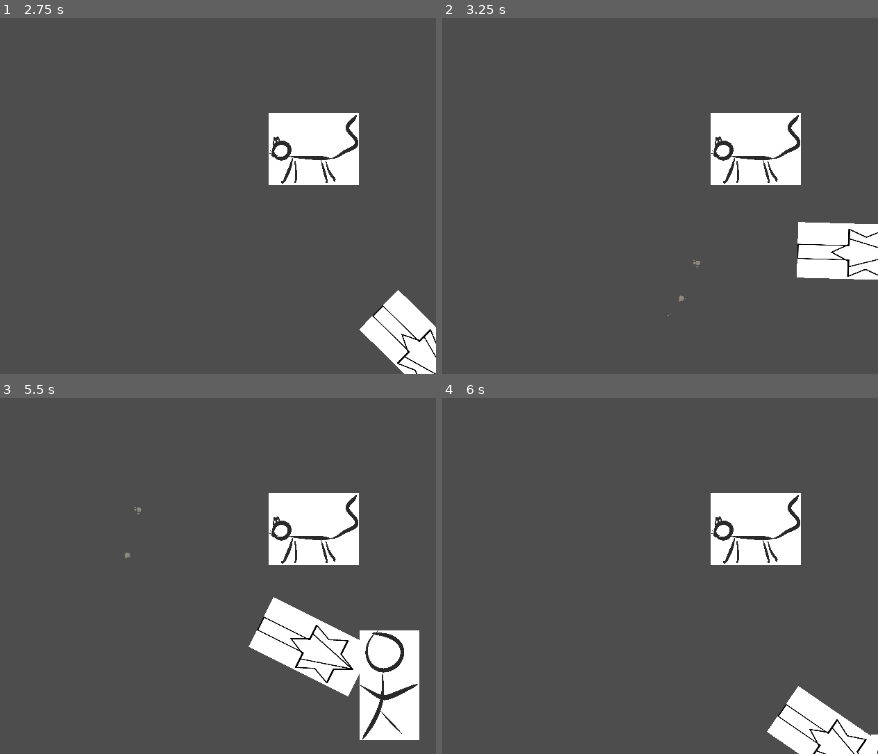
Above: before the commit, frames 1-4 (two rows, left to right).
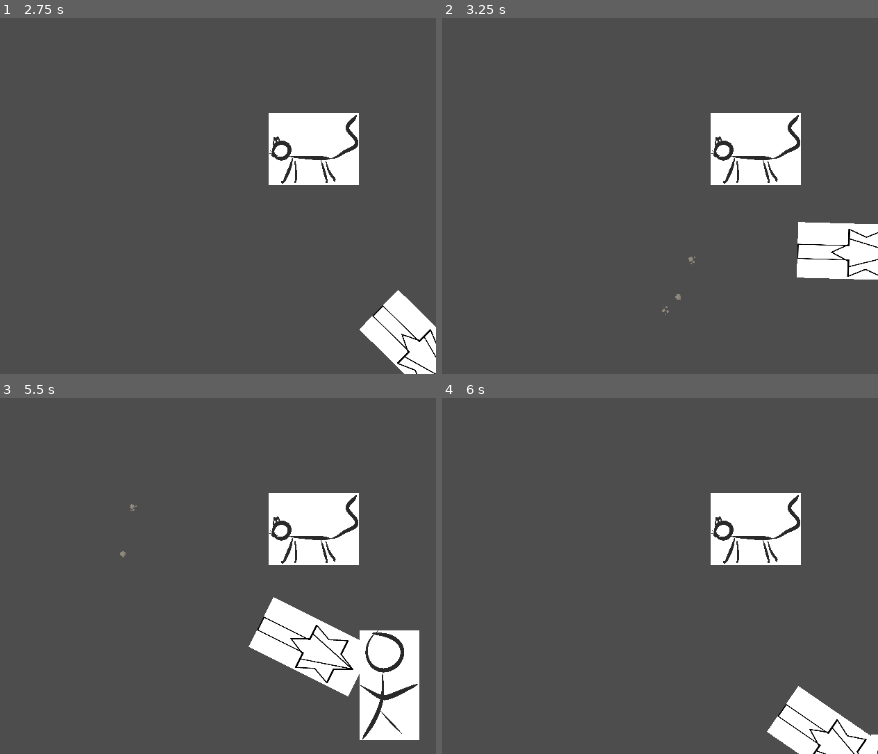
Above: after the commit, the same moments.

Repository: GeordieTomo/ludum-dare-58
Game: Godot game, scene res://world.tscn
The game is run twice, just before and just after one commit, with the same random seed, the same clock (stepped at 60 frames per second) and the same inputs. This scene is started directly instead of the project's main scene.
Inputs (mouse positions are in pixels of both pictures, inside the frame that each line leads up to):
- Up to frame 1 (2.75 s): tap Enter at 0.5 s; move the mouse to (213, 124) at 0.52 s; hold D (move_right) 0.53-1.28 s; click (213, 124) at 0.67 s; move the mouse to (outside the picture) at 1.27 s; hold S (move_down) 1.28-2.03 s; move the mouse to (117, 50) at 2.02 s; hold D (move_right) from 2.03 s (still down)
- Up to frame 2 (3.25 s): move the mouse to (outside the picture) at 2.77 s; release D (move_right) at 2.78 s; hold W (move_up) from 2.78 s (still down); click (outside the picture) at 2.92 s
- Up to frame 3 (5.5 s): move the mouse to (274, 597) at 3.52 s; release W (move_up) at 3.53 s; hold A (move_left) 3.53-5.03 s; tap Space at 4.25 s; move the mouse to (outside the picture) at 4.27 s; tap Enter at 5 s; move the mouse to (74, 529) at 5.02 s; hold S (move_down) from 5.03 s (still down); click (74, 529) at 5.17 s
- Up to frame 4 (6 s): move the mouse to (outside the picture) at 5.77 s; release S (move_down) at 5.78 s; hold D (move_right) from 5.78 s (still down)

Frame 1 is identical in both runs. In frame 2, less than 0.1% of the frame differs, in the area x 50-60%, y 67-84%; in frame 3, less than 0.1%; in frame 4, nothing differs.

Commit message:
widen vac range

Diff:
--- a/world.tscn
+++ b/world.tscn
@@ -26,7 +26,10 @@
 [sub_resource type="CurveTexture" id="CurveTexture_4srsv"]
 curve = SubResource("Curve_gbfbk")
 
+[sub_resource type="CurveTexture" id="CurveTexture_036b0"]
+
 [sub_resource type="ParticleProcessMaterial" id="ParticleProcessMaterial_ioo17"]
+particle_flag_align_y = true
 particle_flag_disable_z = true
 emission_shape_offset = Vector3(0, -1000, 0)
 emission_shape_scale = Vector3(300, 100, 1)
@@ -38,6 +41,7 @@
 radial_accel_min = -10000.0
 radial_accel_max = -1000.0
 radial_accel_curve = SubResource("CurveTexture_f52ns")
+tangential_accel_curve = SubResource("CurveTexture_036b0")
 scale_min = 0.049999997
 scale_max = 0.14999999
 scale_curve = SubResource("CurveTexture_4srsv")
@@ -67,12 +71,13 @@
 
 [node name="Polygon2D" type="Polygon2D" parent="Player/Vacuum/Sprite2D"]
 clip_children = 1
-position = Vector2(0, -140)
+position = Vector2(7.9999866, -154)
 scale = Vector2(0.8000002, 0.4343751)
-polygon = PackedVector2Array(-170, -13.812945, 170, -18.417261, 694.99976, -1247.7695, -634.9998, -1243.1652)
+polygon = PackedVector2Array(-170, -13.812945, 170, -18.417261, 1500.8877, -1265.6781, -1790.106, -1270.0281)
 
 [node name="GPUParticles2D" type="GPUParticles2D" parent="Player/Vacuum/Sprite2D/Polygon2D"]
 material = SubResource("CanvasItemMaterial_dwbse")
+position = Vector2(-4.9999995, -13.812947)
 scale = Vector2(0.99999994, 1)
 emitting = false
 amount = 30
Not shown: 1 places in world.tscn that only renumber resources
